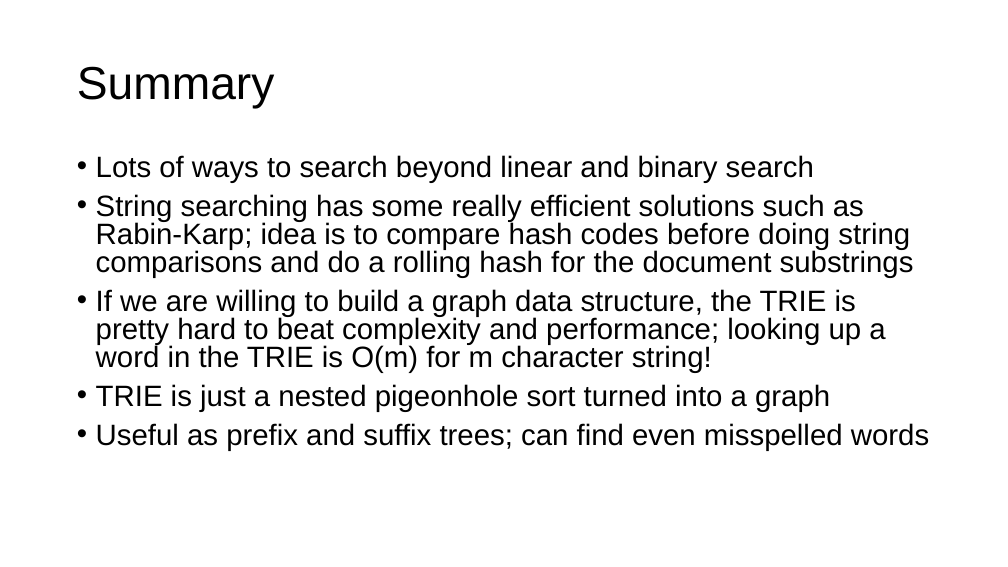
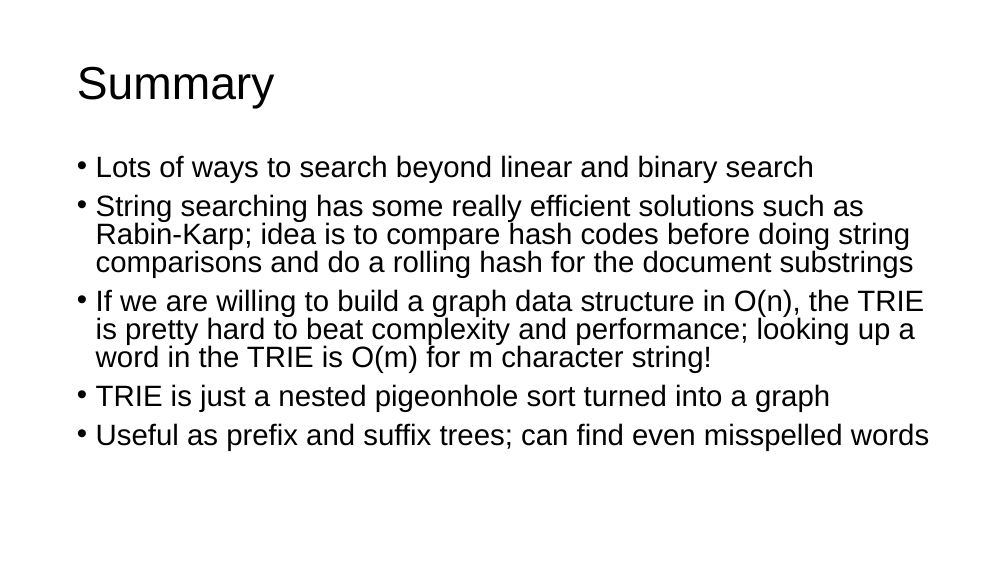
Before and after one commit to parrt/msds689, a slide deck: slide 20 of notes/searching.pptx. Drawn at 1008x567 pixels with LibreOffice and Linux fonts; fonts in the diff are those of the drawing; background and template pictures are left out. Boxes give left, top, right and bottom in pixels: in the first picture for what was removed or moved away, otherwise in the second. Text is boxed around its words. In the diff, an @@ line names an element or a change of style, - is before the commit and + after.

```diff
--- a/notes/searching.pptx
+++ b/notes/searching.pptx
@@ text at [96,289,924,373]: text changed @@
-• If we are willing to build a graph data structure, the TRIE is pretty hard to beat complexity and performance; looking up a word in the TRIE is O(m) for m character string!
+• If we are willing to build a graph data structure in O(n), the TRIE is pretty hard to beat complexity and performance; looking up a word in the TRIE is O(m) for m character string!
```
Also in this commit, not shown: 7 other slides changed, 3 other files.
